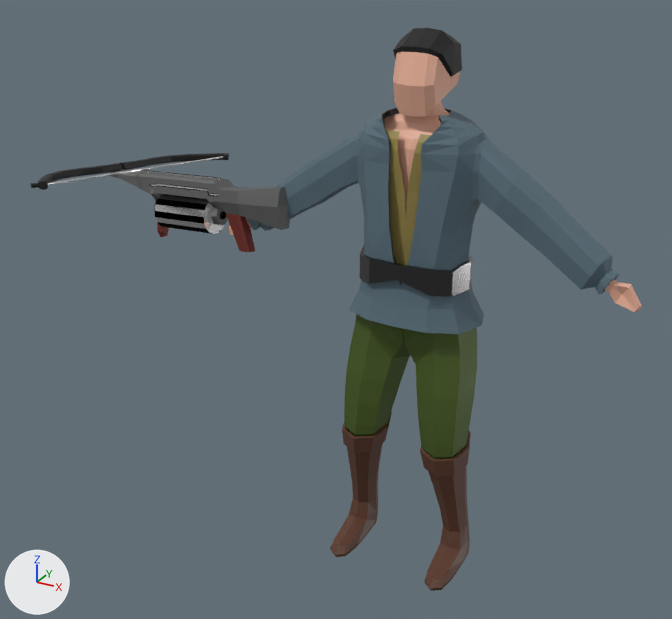
Before and after pictures for a commit that changed the Blender file Assets/blend files/MC.blend.
Both versions are drawn from a 50 mm lens placed at (1.19, -2.71, 2.3), pointed at (-0.3, 0.0, 0.94). Arrows for +X, +Y and +Z are at lower left; the lights stay in place.

The older version as bpy lines, for what is in view:
```python
ob_cube_004 = bpy.data.objects.new('Cube.004', me_cube)
ob_cube_004.location = (-0.794, -0.02, 1.204)
ob_cube_004.rotation_euler = (1.638, -0.115, -1.635)  # degrees (94, -6.6, -94)
ob_cube_004.scale = (0.00045, 0.00045, 0.00045)
ob_cube_005 = bpy.data.objects.new('Cube.005', me_cube_013)
ob_cube_005.location = (-0.923, -0.011, 1.213)
ob_cube_005.rotation_euler = (1.638, -0.115, -1.635)  # degrees (94, -6.6, -94)
ob_cube_005.scale = (0.00045, 0.00045, 0.00045)
ob_cube_006 = bpy.data.objects.new('Cube.006', me_cube_012)
ob_cube_006.location = (-1.171, 0.021, 1.348)
ob_cube_006.rotation_euler = (-1.455, 3.075, -0.056)  # degrees (-83, 176, -3.2)
ob_cube_006.scale = (0.000243, 0.00017, 0.000243)
ob_outer_cloth = bpy.data.objects.new('outer cloth', me_cube_003)
ob_outer_cloth.location = (0.0, 0.0, 1.304)
ob_outer_cloth.scale = (0.227, 0.227, 0.227)
# also in view: 'middle cloth' at (0.0, -0.07, 1.39); 'Cube.003' at (0.0, 0.03, 1.45); 'Cube' at (0.0, 0.05, 1.81); 'outer cloth.001' at (0.0, 0.02, 1.16)
```
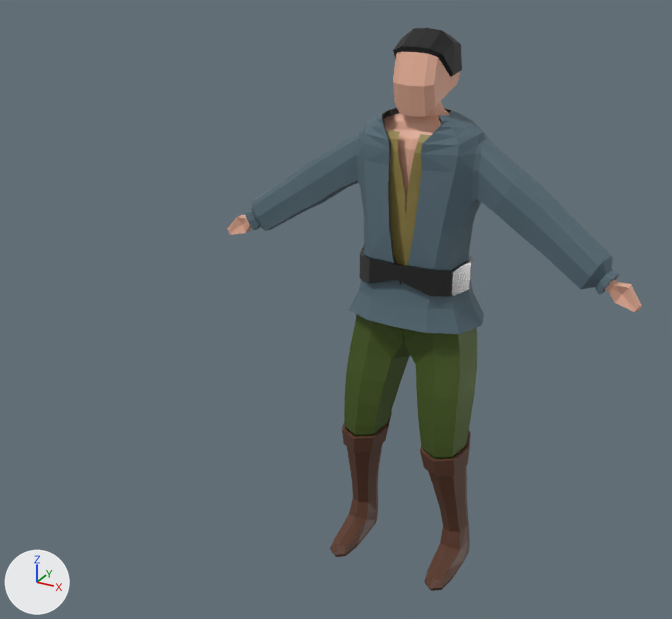
Scene script edits in JSON lines:
```json
{"op": "remove", "block": "ob_cube_005", "code": ["ob_cube_005 = bpy.data.objects.new('Cube.005', me_cube_013)", "ob_cube_005.location = (-0.923, -0.011, 1.213)", "ob_cube_005.rotation_euler = (1.638, -0.115, -1.635)  # degrees (94, -6.6, -94)", "ob_cube_005.scale = (0.00045, 0.00045, 0.00045)"]}
{"op": "remove", "block": "ob_cube_006", "code": ["ob_cube_006 = bpy.data.objects.new('Cube.006', me_cube_012)", "ob_cube_006.location = (-1.171, 0.021, 1.348)", "ob_cube_006.rotation_euler = (-1.455, 3.075, -0.056)  # degrees (-83, 176, -3.2)", "ob_cube_006.scale = (0.000243, 0.00017, 0.000243)"]}
{"op": "remove", "block": "ob_cube_004", "code": ["ob_cube_004 = bpy.data.objects.new('Cube.004', me_cube)", "ob_cube_004.location = (-0.794, -0.02, 1.204)", "ob_cube_004.rotation_euler = (1.638, -0.115, -1.635)  # degrees (94, -6.6, -94)", "ob_cube_004.scale = (0.00045, 0.00045, 0.00045)"]}
```

Boxes (x1, y1, x2, y2) around the edits, measured in the pictures (672 x 619 px):
```json
{"object": "Cube.004", "change": "deleted", "before": [109, 169, 290, 252], "faces in mat_material (dark grey #6d6d6d)": [109, 169, 290, 230], "faces in mat_material_021 (dark red #74352f)": [157, 212, 255, 252], "faces in mat_material_020 (white #ffffff)": [138, 171, 220, 195], "faces in mat_material_019 (black #000000)": [143, 170, 226, 219]}
{"object": "Cube.005", "change": "deleted", "before": [154, 194, 225, 234], "faces in mat_material_023 (white #e7e7e7)": [155, 195, 225, 234], "faces in mat_material_024 (black #000000)": [154, 194, 220, 234]}
{"object": "Cube.006", "change": "deleted", "before": [31, 153, 229, 190], "on screen": "black", "faces in mat_material_022 (black #000000)": [31, 153, 229, 190], "faces in mat_material_023 (white #e7e7e7)": [48, 156, 224, 185]}
```
